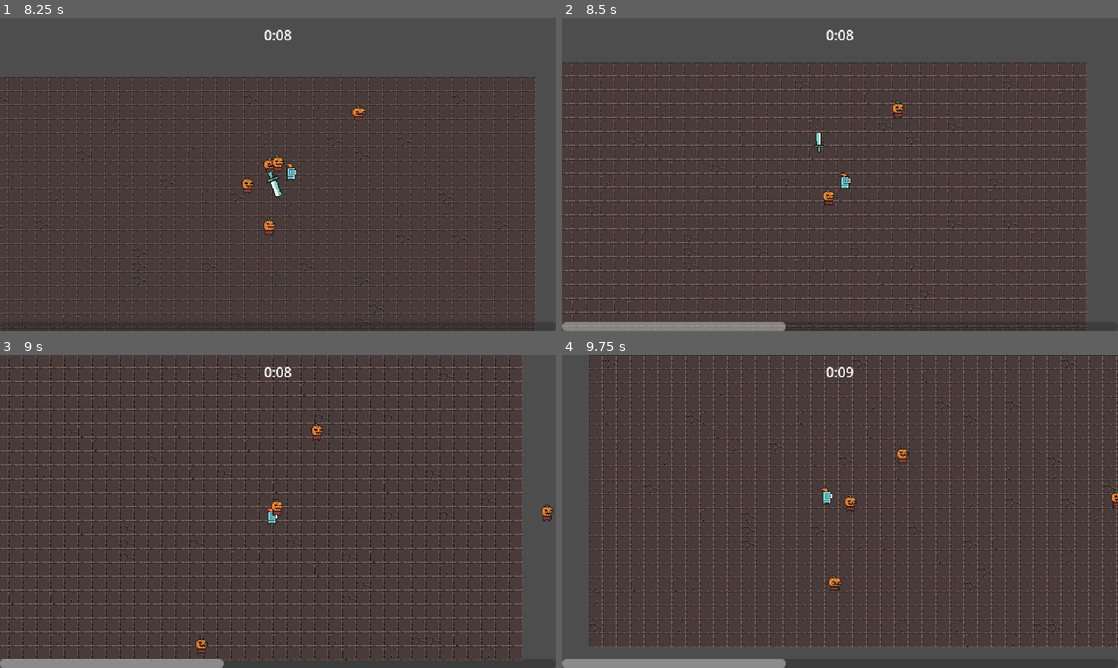
Above: before the commit, frames 1-4 (two rows, left to right).
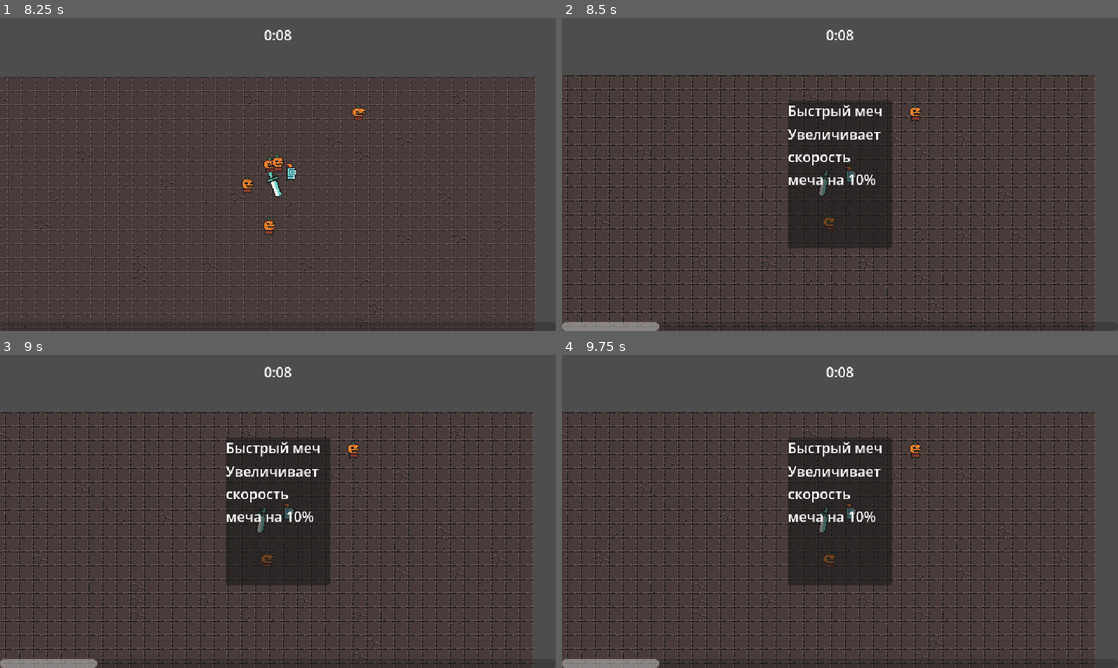
Above: after the commit, the same moments.

Repository: cqbMatroskin/2D-Top-Down
Game: Godot game, scene res://scene/level/level.tscn
Same seed, same stepped clock (60 frames per second), same inputs: the game is played once before the commit and once after it.
Inputs:
- Up to frame 1 (8.25 s): tap Enter at 0.5 s; hold D (move_right) 0.53-1.28 s; hold S (move_down) 1.28-2.03 s; hold D (move_right) 2.03-2.78 s; hold W (move_up) 2.78-3.53 s; hold A (move_left) 3.53-5.03 s; hold S (move_down) 5.03-5.78 s; hold D (move_right) 5.78-6.53 s; hold W (move_up) 6.53-7.28 s; hold D (move_right) 7.28-8.03 s; hold S (move_down) from 8.03 s (still down)
- Up to frame 2 (8.5 s): keep holding S (move_down)
- Up to frame 3 (9 s): release S (move_down) at 8.78 s; hold A (move_left) from 8.78 s (still down)
- Up to frame 4 (9.75 s): release A (move_left) at 9.53 s; hold W (move_up) from 9.53 s (still down)

Frame 1 is identical in both runs. In frame 2, 29% of the frame differs, in the area x 0-96%, y 14-100%; in frame 3, 37%, in the area x 0-100%, y 0-100%; in frame 4, 34%.

Commit message:
Реализовано появление карточки апгрейда

Diff:
--- a/resources/upgrades/sword_rate.tres
+++ b/resources/upgrades/sword_rate.tres
@@ -5,5 +5,5 @@
 [resource]
 script = ExtResource("1_qkkha")
 id = "sword_rate"
-name = "Скорость меча"
+name = "Быстрый меч"
 description = "Увеличивает скорость меча на 10%"
--- a/scene/manager/experience_manager.gd
+++ b/scene/manager/experience_manager.gd
@@ -5,7 +5,7 @@
 signal exp_update(current_exp: float, target_exp: float)
 
 var current_exp: float = 0
-var target_exp: float = 5
+var target_exp: float = 1
 var target_after_lvlup:float = 5
 var current_lvl: int = 1
 
--- a/scene/manager/upgrade_manager.gd
+++ b/scene/manager/upgrade_manager.gd
@@ -1,7 +1,8 @@
 extends Node
 
 @export var experience_manager: ExpManager
-@export var upgrade_poll: Array[AbilityUpgrade]
+@export var upgrade_pool: Array[AbilityUpgrade]
+@export var upgrade_screen_scene: PackedScene
 
 var current_upgrades: Dictionary = {}
 
@@ -10,15 +11,20 @@
 
 func on_lvl_up(current_level: int) -> void:
 	# Случайный апгрейд
-	var choosen_upgrade: AbilityUpgrade = upgrade_poll.pick_random() as AbilityUpgrade
+	var choosen_upgrade: AbilityUpgrade = upgrade_pool.pick_random() as AbilityUpgrade
 	if choosen_upgrade == null:
 		return
-	var has_upgrade: bool = current_upgrades.has(choosen_upgrade.id)
+
+	var upgrade_screen_instance = upgrade_screen_scene.instantiate() as UpgradeScreen
+	add_child(upgrade_screen_instance)
+	upgrade_screen_instance.set_ability_upgrades([choosen_upgrade] as Array[AbilityUpgrade])
+
+func apply_upgrade(upgrade: AbilityUpgrade) -> void:
+	var has_upgrade: bool = current_upgrades.has(upgrade.id)
 	if !has_upgrade:
-		current_upgrades[choosen_upgrade.id] = {
-			"upgrade": choosen_upgrade,
+		current_upgrades[upgrade.id] = {
+			"upgrade": upgrade,
 			"quantity": 1
 		}
 	else:
-		current_upgrades[choosen_upgrade.id]["quantity"] += 1
-	print(current_upgrades)
+		current_upgrades[upgrade.id]["quantity"] += 1
--- a/scene/manager/upgrade_manager.tscn
+++ b/scene/manager/upgrade_manager.tscn
@@ -1,6 +1,11 @@
 [gd_scene format=3 uid="uid://dp2b8a1lp64fe"]
 
 [ext_resource type="Script" uid="uid://d4cv5prl3wqji" path="res://scene/manager/upgrade_manager.gd" id="1_phv5r"]
+[ext_resource type="PackedScene" uid="uid://dwa8mfnesppnm" path="res://scene/ui/upgrade_screen.tscn" id="2_2vwm1"]
+[ext_resource type="Script" uid="uid://dd4tdgo20tcmp" path="res://resources/upgrades/ability_upgrade.gd" id="2_ewjxl"]
+[ext_resource type="Resource" uid="uid://m5b2q7l5glow" path="res://resources/upgrades/sword_rate.tres" id="3_l1i6k"]
 
 [node name="UpgradeManager" type="Node" unique_id=431017774]
 script = ExtResource("1_phv5r")
+upgrade_pool = Array[ExtResource("2_ewjxl")]([ExtResource("3_l1i6k")])
+upgrade_screen_scene = ExtResource("2_2vwm1")
--- /dev/null
+++ b/scene/ui/ability_upgrade_card.gd
@@ -0,0 +1,9 @@
+extends PanelContainer
+class_name AbilityUpgradeCard
+
+@onready var name_label: Label = %NameLabel
+@onready var description_label: Label = %DescriptionLabel
+
+func set_ability_upgrade (upgrade: AbilityUpgrade) -> void:
+	name_label.text = upgrade.name
+	description_label.text = upgrade.description
--- /dev/null
+++ b/scene/ui/ability_upgrade_card.tscn
@@ -0,0 +1,22 @@
+[gd_scene format=3 uid="uid://dr1u2ntk747sh"]
+
+[ext_resource type="Script" uid="uid://che4k3m4td7j5" path="res://scene/ui/ability_upgrade_card.gd" id="1_jqc82"]
+
+[node name="AbilityUpgradeCard" type="PanelContainer" unique_id=923206958]
+custom_minimum_size = Vector2(120, 170)
+script = ExtResource("1_jqc82")
+
+[node name="VBoxContainer" type="VBoxContainer" parent="." unique_id=2085041728]
+layout_mode = 2
+
+[node name="NameLabel" type="Label" parent="VBoxContainer" unique_id=1129485978]
+unique_name_in_owner = true
+layout_mode = 2
+text = "Name"
+
+[node name="DescriptionLabel" type="Label" parent="VBoxContainer" unique_id=1635851161]
+unique_name_in_owner = true
+custom_minimum_size = Vector2(120, 120)
+layout_mode = 2
+text = "Description"
+autowrap_mode = 2
--- /dev/null
+++ b/scene/ui/upgrade_screen.gd
@@ -0,0 +1,15 @@
+extends CanvasLayer
+class_name UpgradeScreen
+
+@export var upgrade_card_screen: PackedScene
+
+@onready var card_container: HBoxContainer = $MarginContainer/CardContainer
+
+func _ready() -> void:
+	get_tree().paused = true
+
+func set_ability_upgrades(upgrades: Array[AbilityUpgrade]) -> void:
+	for upgrade in upgrades:
+		var upgrade_card_instance = upgrade_card_screen.instantiate() as AbilityUpgradeCard
+		card_container.add_child(upgrade_card_instance)
+		upgrade_card_instance.set_ability_upgrade(upgrade)
--- /dev/null
+++ b/scene/ui/upgrade_screen.tscn
@@ -0,0 +1,21 @@
+[gd_scene format=3 uid="uid://dwa8mfnesppnm"]
+
+[ext_resource type="Script" uid="uid://71bojyt6l3q7" path="res://scene/ui/upgrade_screen.gd" id="1_0l67n"]
+[ext_resource type="PackedScene" uid="uid://dr1u2ntk747sh" path="res://scene/ui/ability_upgrade_card.tscn" id="2_bkjao"]
+
+[node name="UpgradeScreen" type="CanvasLayer" unique_id=167191462]
+process_mode = 3
+script = ExtResource("1_0l67n")
+upgrade_card_screen = ExtResource("2_bkjao")
+
+[node name="MarginContainer" type="MarginContainer" parent="." unique_id=764359094]
+anchors_preset = 15
+anchor_right = 1.0
+anchor_bottom = 1.0
+grow_horizontal = 2
+grow_vertical = 2
+
+[node name="CardContainer" type="HBoxContainer" parent="MarginContainer" unique_id=1899407881]
+layout_mode = 2
+size_flags_horizontal = 4
+size_flags_vertical = 4
Not shown, added: scene/ui/ability_upgrade_card.gd.uid
Not shown, added: scene/ui/upgrade_screen.gd.uid
